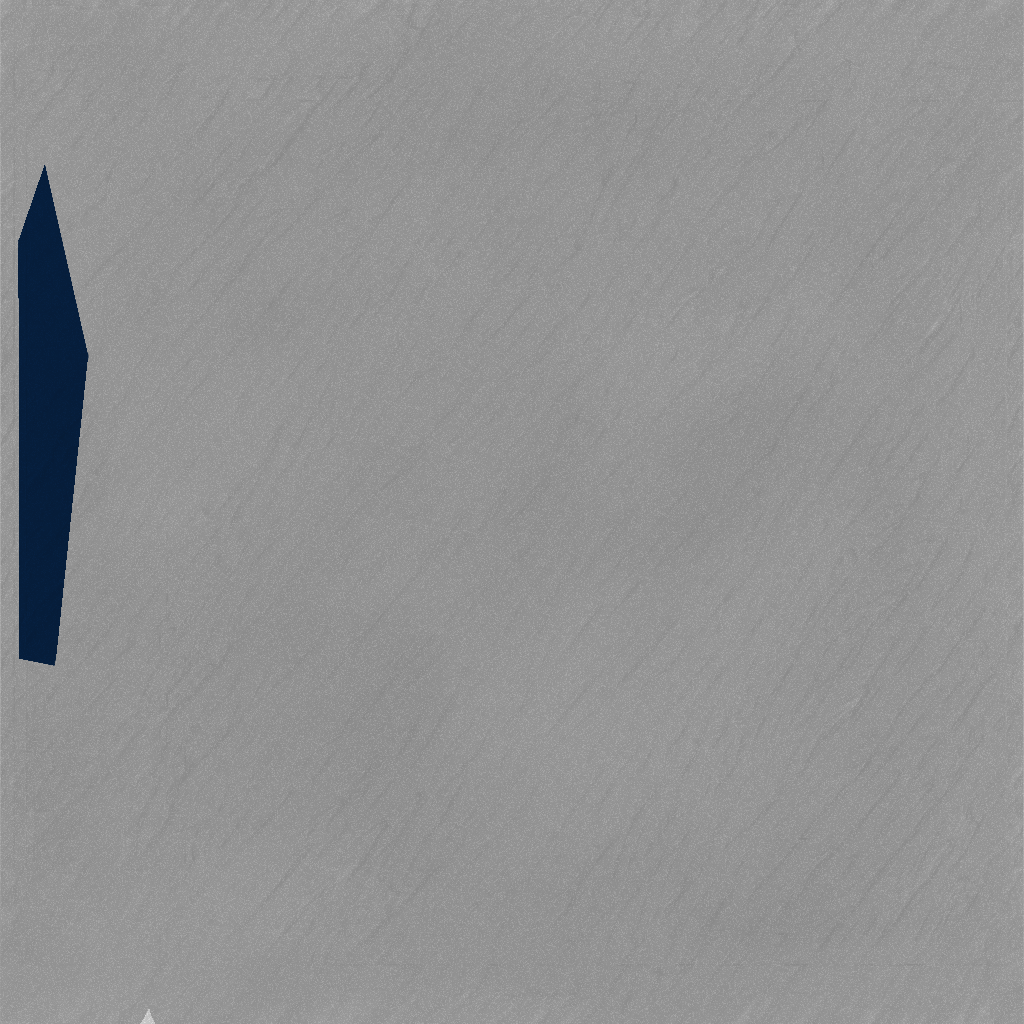
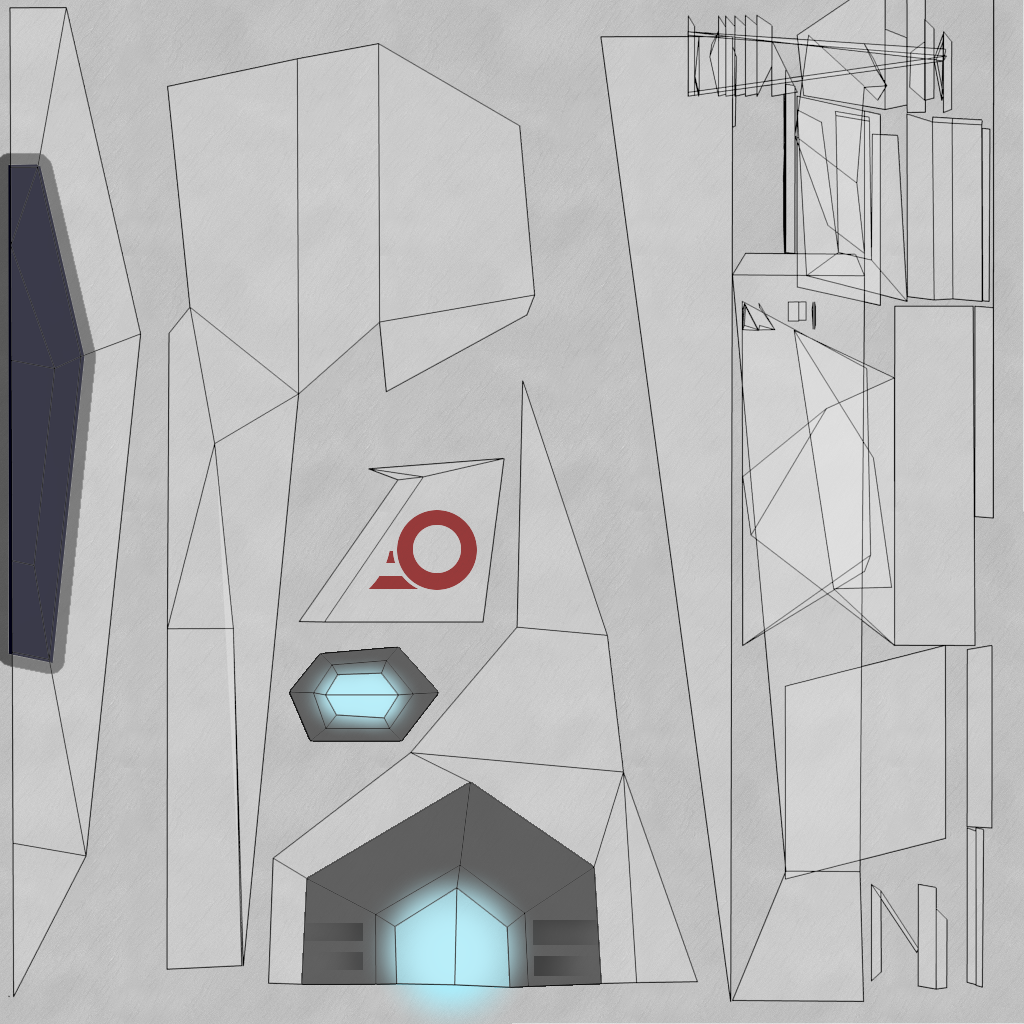
Before/after of a (1024, 1024) layered artwork. What changed in the layer stack:
added layer "uv" above "Decals" over [8, 0, 995, 1003]
added layer "Decals" (multiply) above "glow" over [368, 510, 477, 590]
added layer "glow" above "engine_detail" over [298, 655, 543, 1024]
added layer "engine_detail" above "detail" over [304, 920, 598, 976]
added layer "detail" (multiply) above "metal" over [0, 152, 602, 988]
renamed "Texture" to "metal", blend multiply → normal, painted on it over [0, 0, 1024, 1024]
removed layer "Metal" over [0, 0, 1024, 1024]
